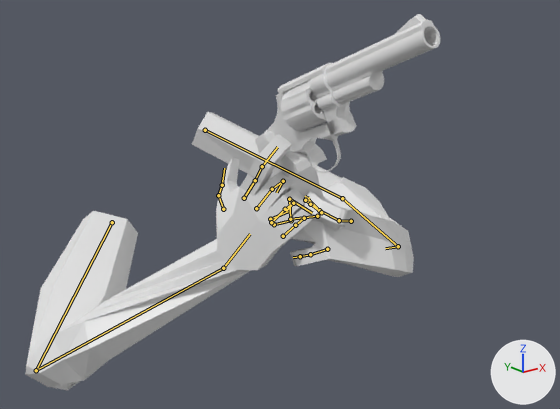
Before and after pictures for a commit that changed the Blender file Assets/Art/blend/arms_resolver.blend.
One viewpoint serves both versions: a 50 mm camera at (-1.112, -1.901, 2.215) aimed at (-0.018, -0.534, 1.669). The axes (+X, +Y, +Z) are drawn at lower right. The lights are the same throughout. The first picture is the older version. Both versions are drawn at frame 24 of the action 'Shoot'; the numbers are the values there. The bones that change, and the others that lie on the model, are drawn over the model as lines.

The first picture shows 'Arms', 'Crane', 'Cube', 'Frame', 'Shoot'.
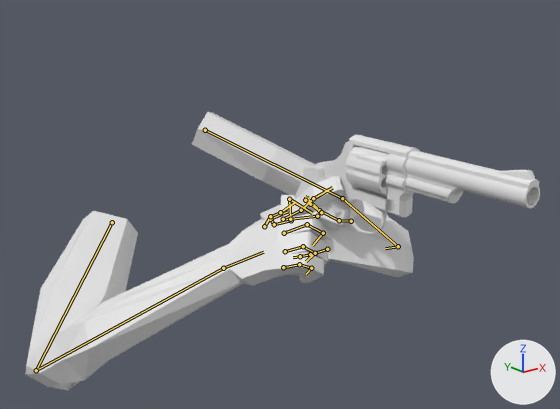
The change in detail:
Bone 'Index3.R' (bone_index3_r) turns from (0, 0, 50) to (0, 0, 14) degrees about its own x, y and z.
Bone 'IK Arm Target.R' (bone_ik_arm_target_r) turns from (130, 46, 31) to (120, 25, 14) degrees about its own x, y and z.

What differs and where, as boxes [x1, y1, x2, y2] in the pictures (560 x 409 px):
'Arms', posed
    both: [25, 112, 414, 390]
'Shoot', posed (17% wider, 36% shorter)
    before: [325, 14, 440, 104]
    after: [405, 151, 540, 208]
'Frame', posed (12% wider, 10% shorter)
    before: [264, 63, 357, 173]
    after: [316, 135, 420, 234]
'Crane', posed
    before: [281, 81, 327, 131]
    after: [345, 145, 389, 196]
'Cube', posed
    before: [255, 131, 327, 213]
    after: [295, 165, 364, 262]
bone 'Index3.R', root to tip
    before: (262, 166) to (277, 147)
    after: (313, 198) to (332, 187)
